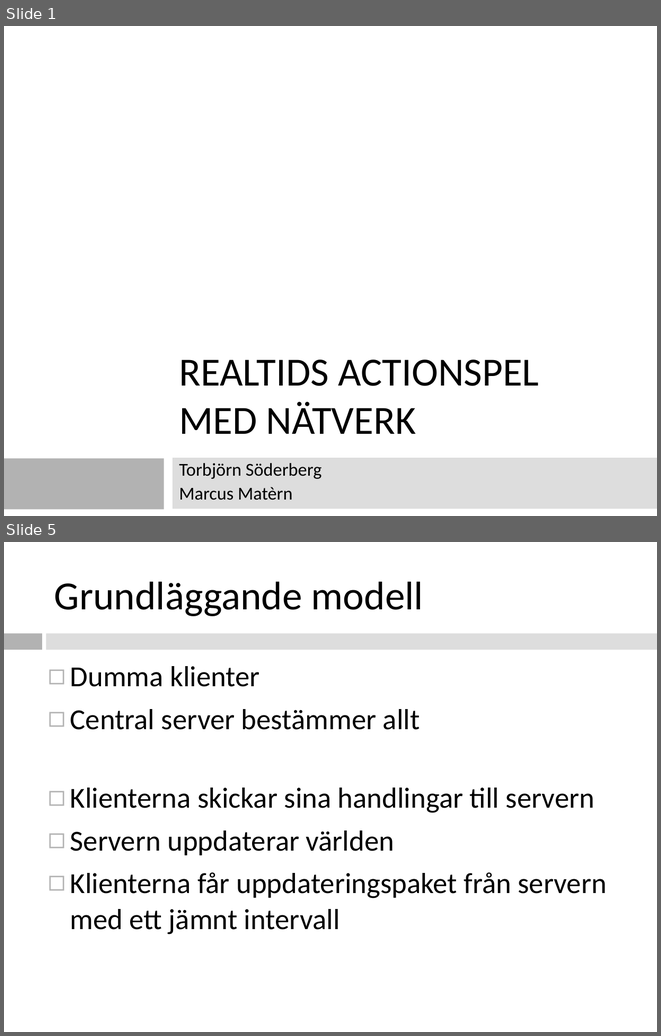
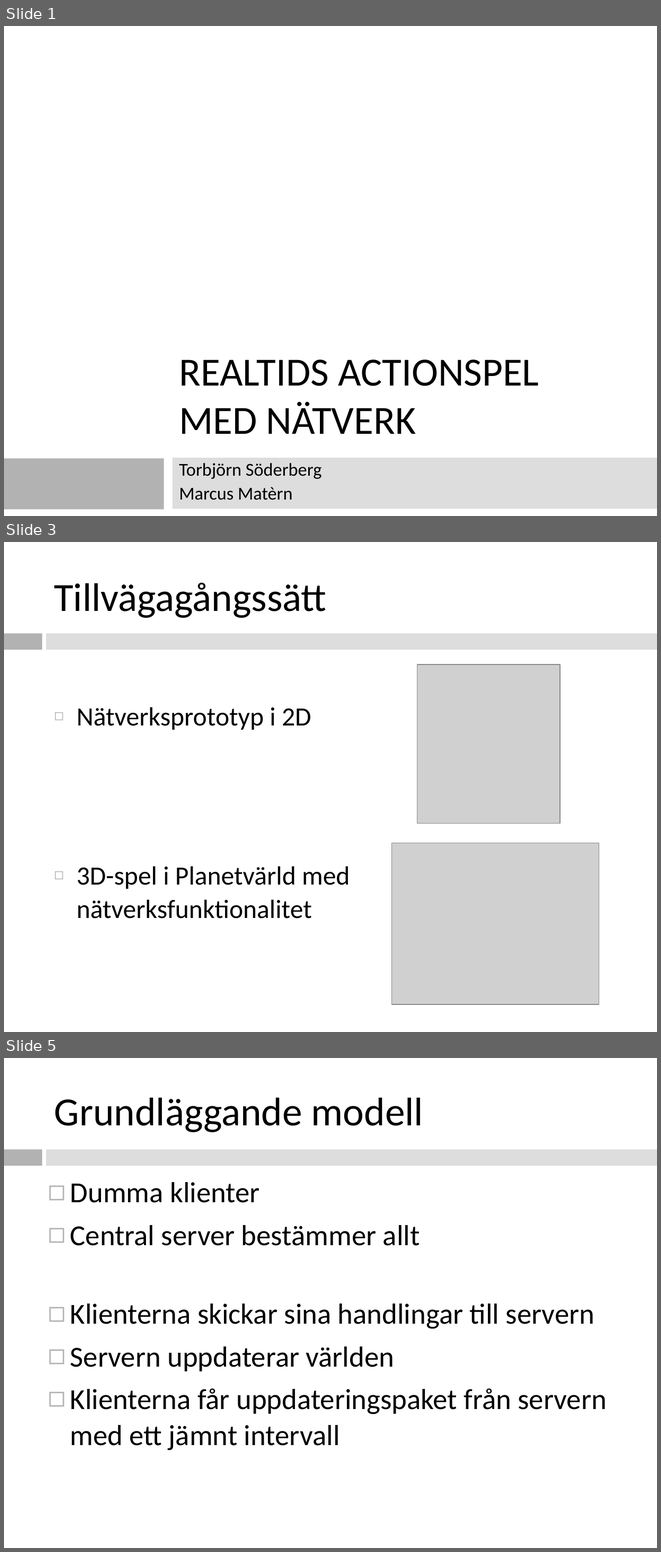
Before and after one commit to southor/planet, a slide deck: presentation/Natverksspel.ppt. Shown one above the other, each under a label of ours: slides 1 and 5 before the commit, slides 1, 3 and 5 after it; the slides between them are not shown. The pictures are 661x1036 and 661x1552 pixels, drawn with LibreOffice and Linux fonts; fonts in the diff are those of the drawing; grey boxes stand for pictures. Boxes give left, top, right and bottom in pixels: in the first picture for what was removed or moved away, otherwise in the second. Text is boxed around its words. In the diff, an @@ line names an element or a change of style, - is before the commit and + after.

```diff
--- a/presentation/Natverksspel.ppt
+++ b/presentation/Natverksspel.ppt
@@ slide 3 added at bbox=[4, 542, 657, 1032], background #FFFFFF; not listed: 2 template elements that a slide beside it also shows @@
@@ title added at bbox=[54, 582, 327, 618], 44 pt, text #000000 @@
+Tillvägagångssätt
@@ picture added at bbox=[417, 665, 560, 823] @@
@@ text added at bbox=[77, 707, 350, 918], 29 pt, text #000000 @@
+◻ Nätverksprototyp i 2D
+◻ 3D-spel i Planetvärld med
+  nätverksfunktionalitet
@@ picture added at bbox=[392, 843, 600, 1004] @@
```
Also in this commit, not shown: 4 slides changed, 2 other slides added, 1 slide removed.
